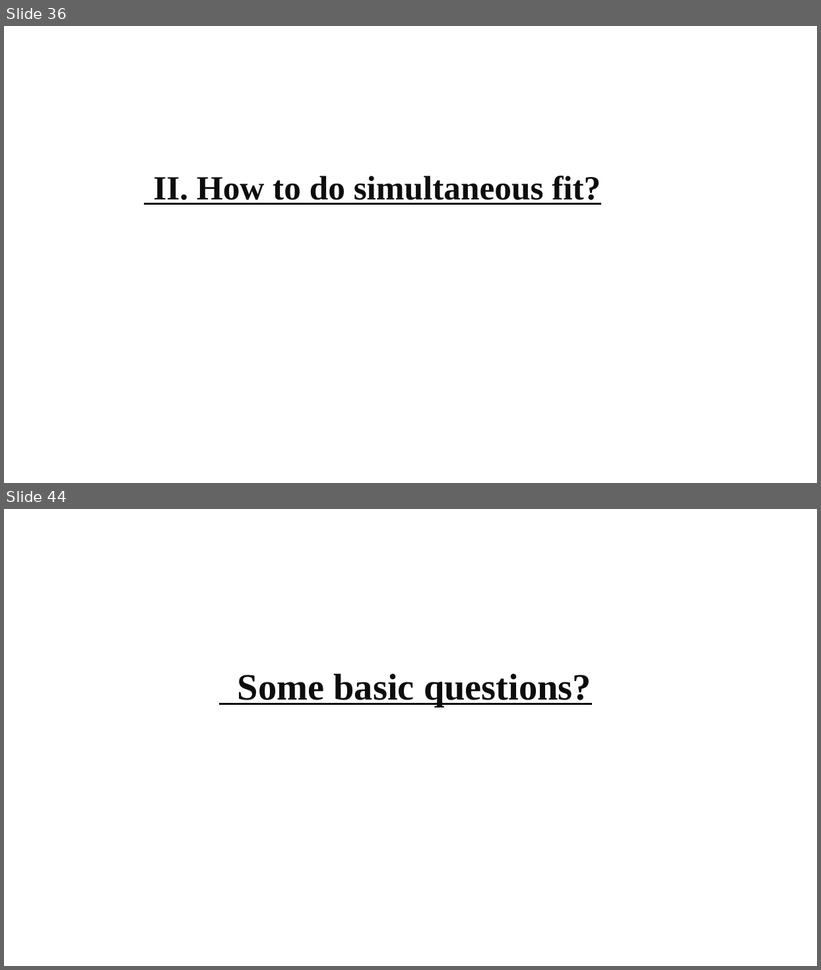
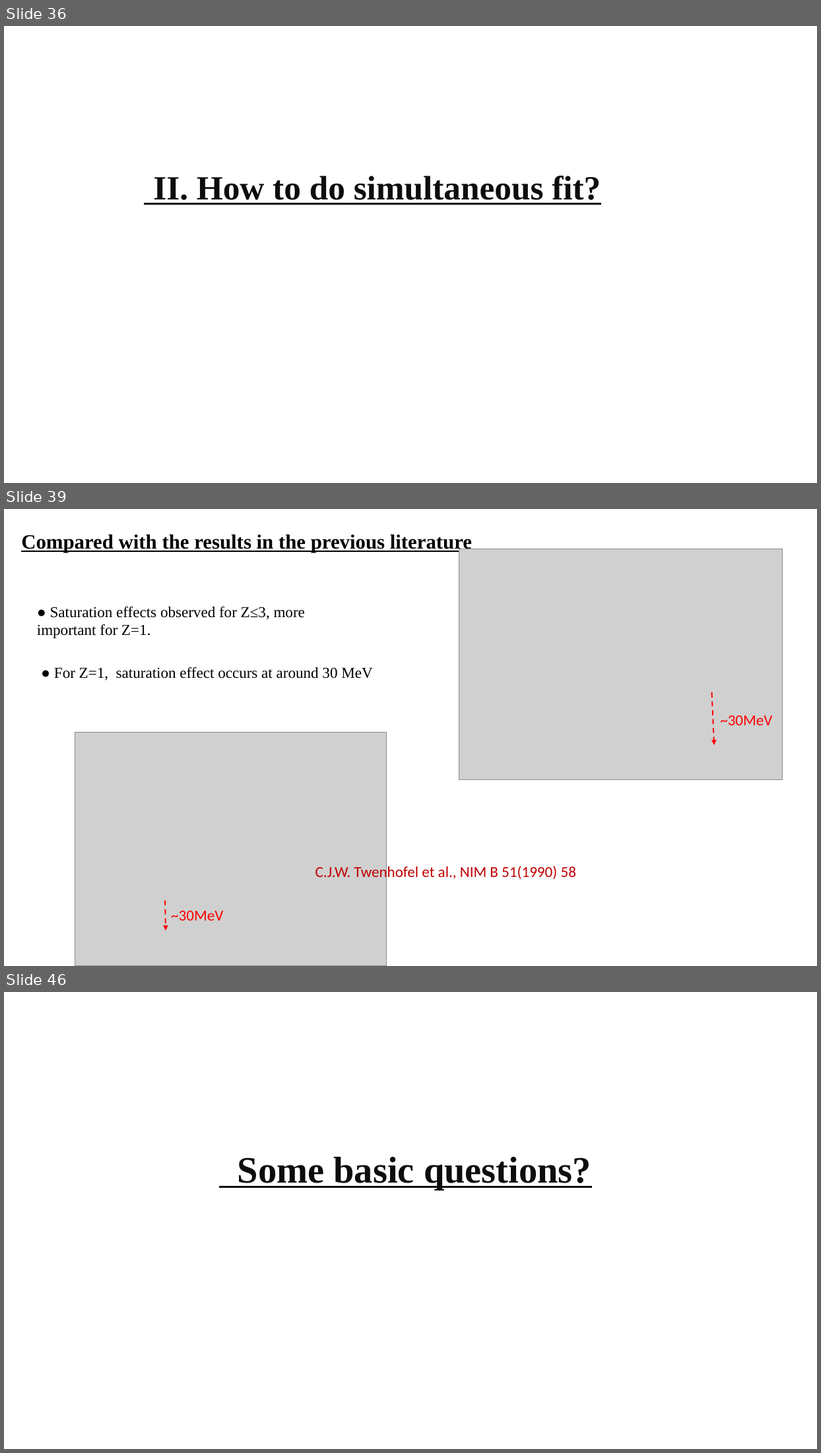
Before and after one commit to gfh16/StudyNotes, a slide deck: 2018Oct-Tutorial_HiRACsICalibrations.pptx. Shown one above the other, each under a label of ours: slides 36 and 44 before the commit, slides 36, 39 and 46 after it; the slides between them are not shown. The pictures are 821x970 and 821x1453 pixels, drawn with LibreOffice and Linux fonts; fonts in the diff are those of the drawing; grey boxes stand for pictures. Boxes give left, top, right and bottom in pixels: in the first picture for what was removed or moved away, otherwise in the second. Text is boxed around its words. In the diff, an @@ line names an element or a change of style, - is before the commit and + after.

```diff
--- a/2018Oct-Tutorial_HiRACsICalibrations.pptx
+++ b/2018Oct-Tutorial_HiRACsICalibrations.pptx
@@ slide 39 added at box(4, 509, 817, 966), background #FFFFFF @@
@@ text added at box(21, 534, 472, 553), 24 pt, text #000000, bold, underline @@
+Compared with the results in the previous literature
@@ picture added at box(459, 549, 782, 780) @@
@@ text added at box(37, 606, 305, 638), 18 pt, text #000000 @@
+● Saturation effects observed for Z≤3, more important for Z=1.
@@ text added at box(54, 667, 372, 681), 18 pt, text #000000 @@
+● For Z=1, saturation effect occurs at around 30 MeV
@@ arrow added from (712, 692) to (715, 745), #FF0000 1.5 pt dashed @@
@@ text added at box(720, 716, 772, 725), 18 pt, text #FF0000 @@
+~30MeV
@@ picture added at box(75, 732, 387, 966) @@
@@ text added at box(316, 864, 576, 881), 18 pt, text #C00000 @@
+C.J.W. Twenhofel et al., NIM B 51(1990) 58
@@ arrow added from (165, 901) to (166, 931), #FF0000 1.5 pt dashed @@
@@ text added at box(171, 911, 223, 921), 18 pt, text #FF0000 @@
+~30MeV
@@ what was slide 44 is now slide 46 @@
```
Also in this commit, not shown: 2 slides changed, 5 other slides added, 4 slides removed, 1 other file.
